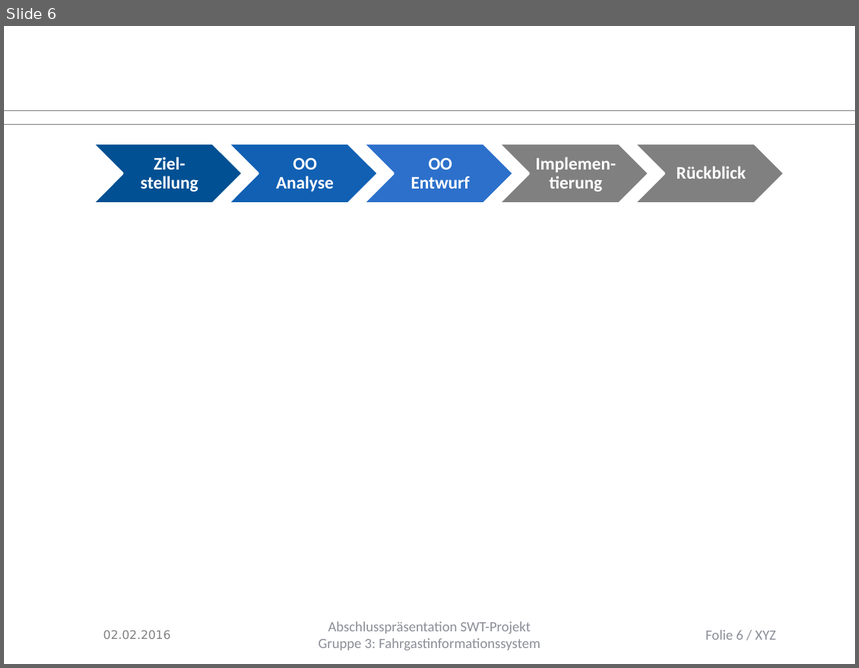
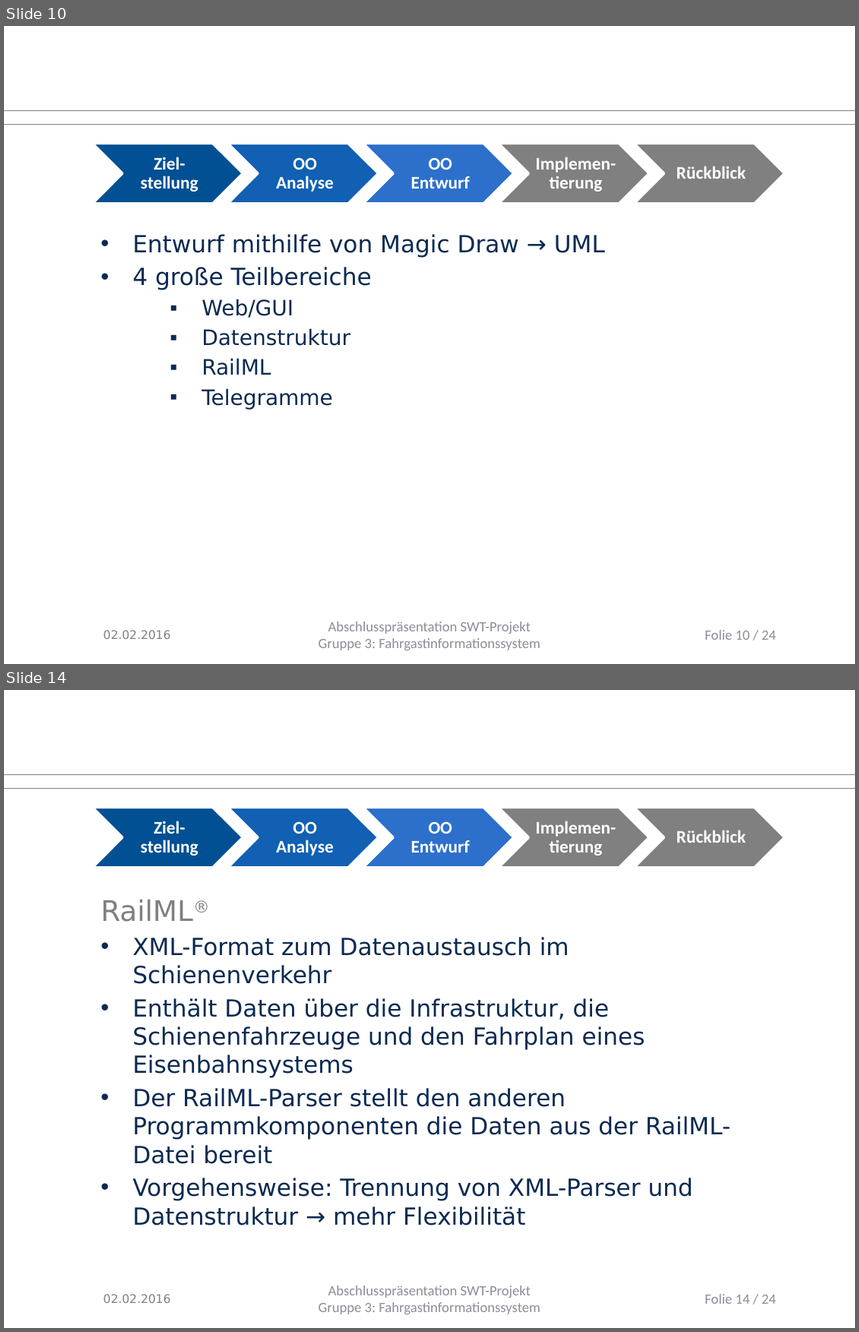
Before and after one commit to Juu98/fahrgastinformationssystem, a slide deck: organisation/Endpräsentation/abschlusspraesentation.pptx. Shown one above the other, each under a label of ours: slide 6 before the commit, slides 10 and 14 after it; the slides between them are not shown. The pictures are 859x668 and 859x1332 pixels, drawn with LibreOffice and Linux fonts; fonts in the diff are those of the drawing; background and template pictures are left out. Boxes give left, top, right and bottom in pixels: in the first picture for what was removed or moved away, otherwise in the second. Text is boxed around its words. In the diff, an @@ line names an element or a change of style, - is before the commit and + after.

```diff
--- a/organisation/Endpräsentation/abschlusspraesentation.pptx
+++ b/organisation/Endpräsentation/abschlusspraesentation.pptx
@@ slide 14 added at (4, 690, 855, 1328), background #FFFFFF; not listed: 2 template elements that a slide beside it also shows @@
@@ group added at (92, 808, 785, 868): 5 chevrons, 5 texts @@
+Ziel-stellung
+OO Analyse
+OO Entwurf
+Implemen-tierung
+Rückblick
@@ text added at (101, 899, 731, 1226), 20 pt, text #0B2A51 @@
+RailML®
+• XML-Format zum Datenaustausch im Schienenverkehr
+• Enthält Daten über die Infrastruktur, die Schienenfahrzeuge und den Fahrplan eines Eisenbahnsystems
+• Der RailML-Parser stellt den anderen Programmkomponenten die Daten aus der RailML-Datei bereit
+• Vorgehensweise: Trennung von XML-Parser und Datenstruktur → mehr Flexibilität
@@ text added at (104, 1294, 171, 1303), 10 pt, text #808080 @@
+02.02.2016
@@ text added at (319, 1286, 541, 1315), 12 pt, text #8C8E98 @@
+Abschlusspräsentation SWT-Projekt
+Gruppe 3: Fahrgastinformationssystem
@@ page number added at (705, 1294, 776, 1304), 12 pt, text #8C8E98 @@
+Folie 14 / 24
@@ what was slide 6 is now slide 10 @@
@@ slide 10 changed as well @@
@@ text added at (132, 234, 605, 410), 20 pt, text #0B2A51 @@
+• Entwurf mithilfe von Magic Draw → UML
+• 4 große Teilbereiche
+  ▪ Web/GUI
+  ▪ Datenstruktur
+  ▪ RailML
+  ▪ Telegramme
@@ page number at (705, 630, 776, 640): text changed @@
-Folie 6 / XYZ
+Folie 10 / 24
```
Also in this commit, not shown: 4 other slides changed, 13 other slides added, 1 other file.
